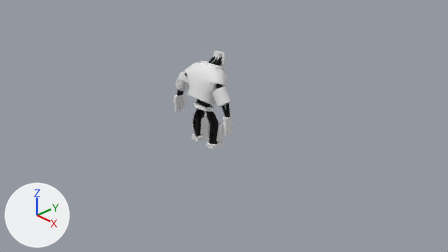
A saved change to the Blender file RPG/RPG/data/assets/units/golem/golem.blend.
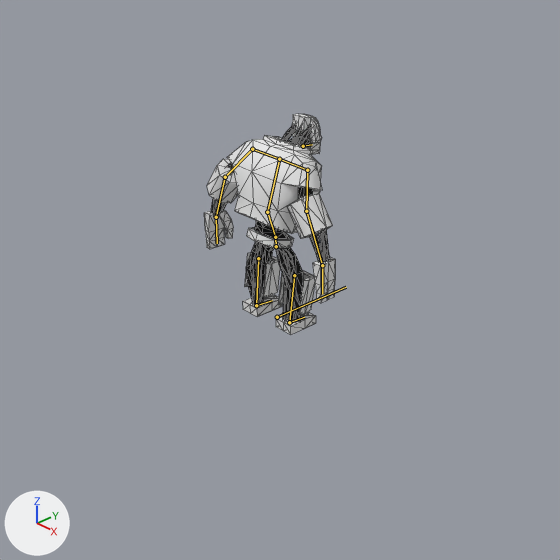
Each version is shown from the file's camera 'Camera', then close up on the part from 18% to 74% of the width and 0% to 100% of the height. Lighting does not change. The marker at lower left points along +X, +Y and +Z. The bones that bend it are drawn over the model as lines in the close-ups. The close-ups show mesh edges as thin lines.
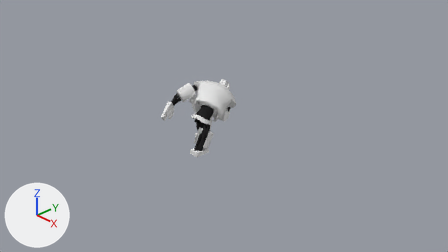
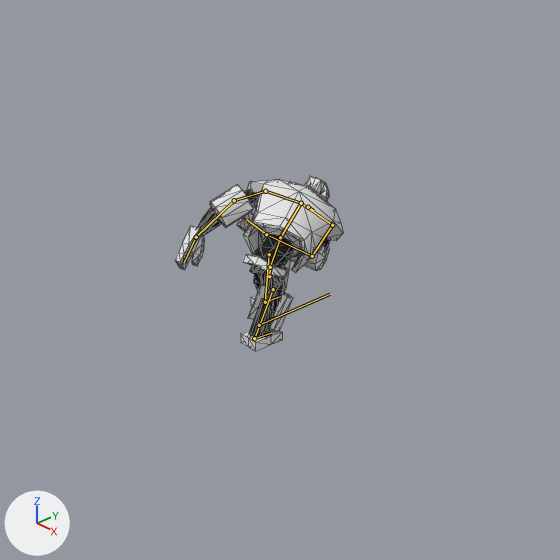
The newer file adds an action. The first version stands in its rest pose; the second is drawn at frame 20 of the action 'attack_sweep_low'.

Scene script edits in JSON lines:
```json
{"block": "bone_hip", "where": "bone_hip = bpy.data.objects['Armature'].pose.bones['Hip']"}
{"op": "set", "path": "bone_hip.location", "old": "(0.0, 0.0, 0.0)", "new": "(0.0, -0.303, 0.089)"}
{"op": "set", "path": "bone_hip.rotation_quaternion", "old": "(1.0, 0.0, 0.0, 0.0)", "new": "(0.999, -0.051, 0.0, 0.0)", "note": "degrees (0, 0, 0) -> degrees (-6, 0, 0)"}
{"block": "bone_leg_l", "where": "bone_leg_l = bpy.data.objects['Armature'].pose.bones['Leg_L']  # child of 'Hip'"}
{"op": "set", "path": "bone_leg_l.location", "old": "(0.0, 0.0, 0.0)", "new": "(0.005, -0.347, 0.185)"}
{"op": "set", "path": "bone_leg_l.rotation_quaternion", "old": "(1.0, 0.0, 0.0, 0.0)", "new": "(1.0, 0.021, 0.001, 0.001)", "note": "degrees (0, 0, 0) -> degrees (2, 0, 0)"}
{"block": "bone_foot_l", "where": "bone_foot_l = bpy.data.objects['Armature'].pose.bones['Foot_L']  # child of 'Leg_L'"}
{"op": "set", "path": "bone_foot_l.rotation_quaternion", "old": "(1.0, 0.0, 0.0, 0.0)", "new": "(1.0, 0.031, 0.0, 0.0)", "note": "degrees (0, 0, 0) -> degrees (4, 0, 0)"}
{"block": "bone_leg_r", "where": "bone_leg_r = bpy.data.objects['Armature'].pose.bones['Leg_R']  # child of 'Hip'"}
{"op": "set", "path": "bone_leg_r.location", "old": "(0.0, 0.0, 0.0)", "new": "(-0.016, -0.2, -0.217)"}
{"op": "set", "path": "bone_leg_r.rotation_quaternion", "old": "(1.0, 0.0, 0.0, 0.0)", "new": "(0.992, -0.128, 0.005, 0.005)", "note": "degrees (0, 0, 0) -> degrees (-15, 1, 1)"}
{"block": "bone_foot_r", "where": "bone_foot_r = bpy.data.objects['Armature'].pose.bones['Foot_R']  # child of 'Leg_R'"}
{"op": "set", "path": "bone_foot_r.rotation_quaternion", "old": "(1.0, 0.0, 0.0, 0.0)", "new": "(0.986, 0.168, 0.0, 0.0)", "note": "degrees (0, 0, 0) -> degrees (19, 0, 0)"}
{"block": "bone_lumbar", "where": "bone_lumbar = bpy.data.objects['Armature'].pose.bones['Lumbar']  # child of 'Hip'"}
{"op": "set", "path": "bone_lumbar.rotation_quaternion", "old": "(1.0, 0.0, 0.0, 0.0)", "new": "(0.885, -0.393, 0.246, -0.051)", "note": "degrees (0, 0, 0) -> degrees (-52, 23, -18)"}
{"block": "bone_shoulder_r", "where": "bone_shoulder_r = bpy.data.objects['Armature'].pose.bones['Shoulder_R']  # child of 'Chest'"}
{"op": "set", "path": "bone_shoulder_r.rotation_quaternion", "old": "(1.0, 0.0, 0.0, 0.0)", "new": "(0.973, -0.074, 0.028, 0.216)", "note": "degrees (0, 0, 0) -> degrees (-8, 5, 25)"}
{"block": "bone_upperarm_r", "where": "bone_upperarm_r = bpy.data.objects['Armature'].pose.bones['UpperArm_R']  # child of 'Shoulder_R'"}
{"op": "set", "path": "bone_upperarm_r.rotation_quaternion", "old": "(1.0, 0.0, 0.0, 0.0)", "new": "(0.776, 0.451, -0.203, 0.391)", "note": "degrees (0, 0, 0) -> degrees (47, -42, 35)"}
{"block": "bone_lowerarm_r", "where": "bone_lowerarm_r = bpy.data.objects['Armature'].pose.bones['LowerArm_R']  # child of 'UpperArm_R'"}
{"op": "set", "path": "bone_lowerarm_r.rotation_quaternion", "old": "(1.0, 0.0, 0.0, 0.0)", "new": "(0.911, 0.163, -0.016, 0.378)", "note": "degrees (0, 0, 0) -> degrees (17, -9, 44)"}
{"block": "bone_hand_r", "where": "bone_hand_r = bpy.data.objects['Armature'].pose.bones['Hand_R']  # child of 'LowerArm_R'"}
{"op": "set", "path": "bone_hand_r.rotation_quaternion", "old": "(1.0, 0.0, 0.0, 0.0)", "new": "(0.98, 0.042, 0.088, 0.173)", "note": "degrees (0, 0, 0) -> degrees (7, 9, 21)"}
{"block": "bone_head", "where": "bone_head = bpy.data.objects['Armature'].pose.bones['Head']  # child of 'Chest'"}
{"op": "set", "path": "bone_head.location", "old": "(0.0, 0.0, 0.0)", "new": "(0.016, -0.058, 0.031)"}
{"op": "set", "path": "bone_head.rotation_quaternion", "old": "(1.0, 0.0, 0.0, 0.0)", "new": "(0.958, 0.204, 0.087, -0.183)", "note": "degrees (0, 0, 0) -> degrees (22, 14, -19)"}
```

Pixel boxes (x1, y1, x2, y2) of what changed, in the close-ups (560 x 560 px):
```json
{"object": "Cube", "change": "posed", "before": [204, 114, 335, 335], "after": [175, 176, 343, 351], "on screen": "28% wider, 21% shorter"}
{"bone": "Hip", "before": "(276, 246) to (275, 237)", "after": "(269, 276) to (270, 267)"}
{"bone": "Leg_L", "before": "(258, 258) to (256, 305)", "after": "(269, 254) to (265, 302)"}
{"bone": "Foot_L", "before": "(256, 305) to (272, 300)", "after": "(265, 302) to (280, 296)"}
{"bone": "Leg_R", "before": "(294, 275) to (289, 322)", "after": "(273, 289) to (254, 338)"}
{"bone": "Foot_R", "before": "(289, 322) to (304, 317)", "after": "(254, 338) to (271, 333)"}
{"bone": "Lumbar", "before": "(275, 237) to (267, 212)", "after": "(270, 267) to (280, 237)"}
{"bone": "Shoulder_R", "before": "(279, 159) to (307, 170)", "after": "(301, 203) to (332, 225)"}
{"bone": "UpperArm_R", "before": "(307, 170) to (306, 211)", "after": "(332, 225) to (312, 256)"}
{"bone": "LowerArm_R", "before": "(306, 211) to (322, 265)", "after": "(312, 256) to (266, 234)"}
{"bone": "Hand_R", "before": "(322, 265) to (322, 294)", "after": "(266, 234) to (246, 219)"}
{"bone": "Head", "before": "(303, 146) to (312, 144)", "after": "(308, 207) to (313, 210)"}
```
